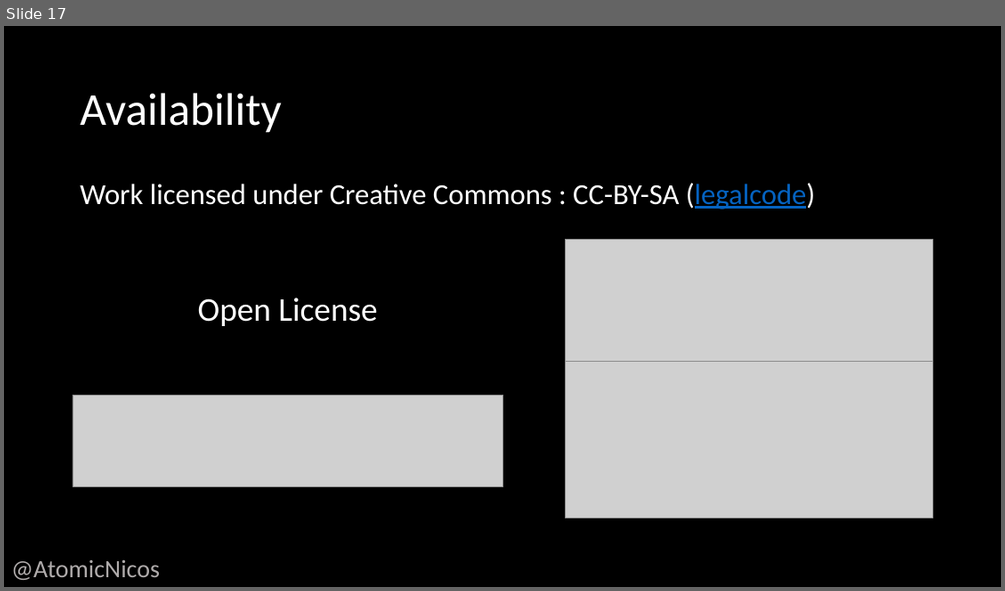
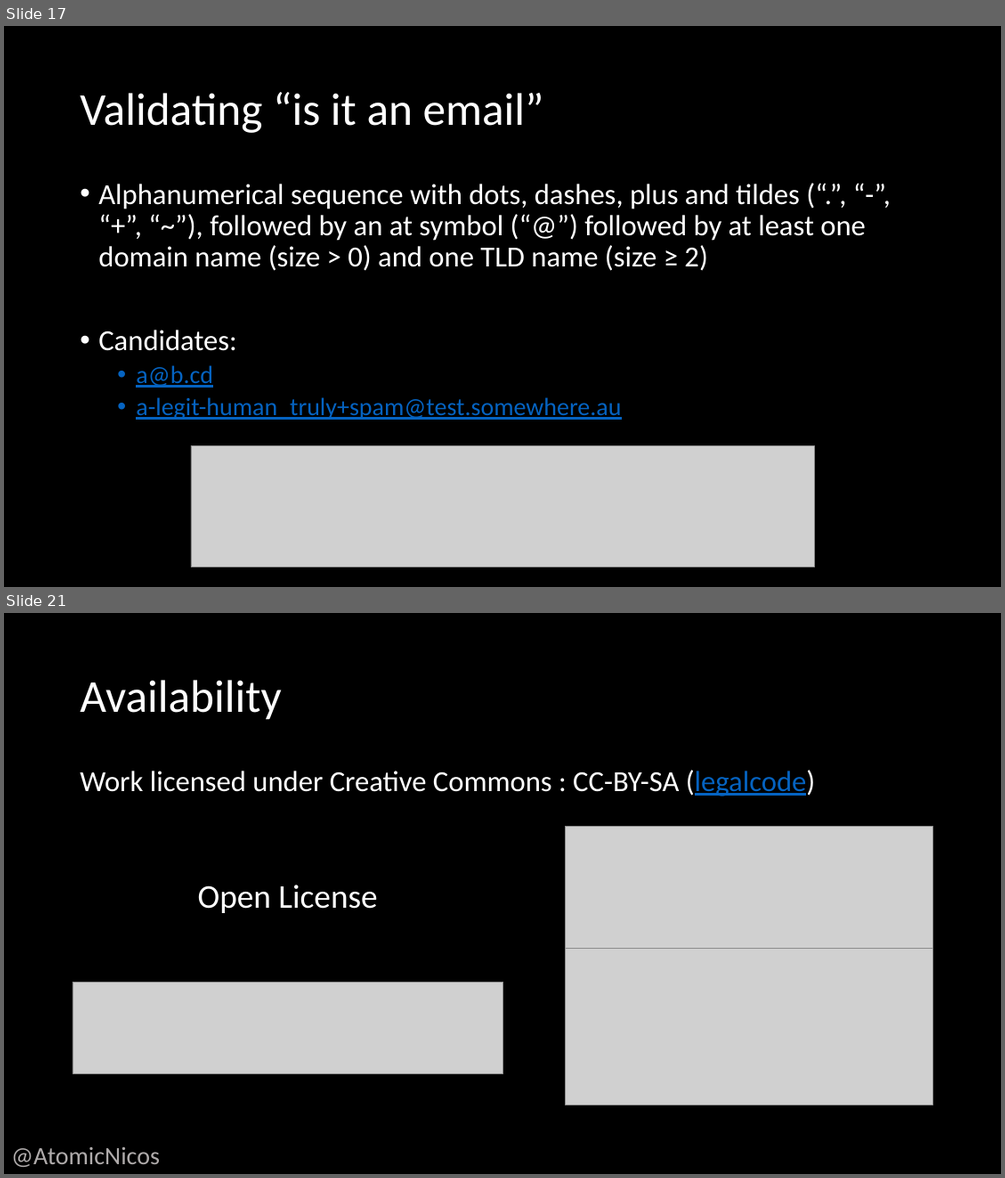
Before and after one commit to AtomicMaya/talks, a slide deck: nicolas-boeckh@bsides-ncl-workshop.pptx. Shown one above the other, each under a label of ours: slide 17 before the commit, slides 17 and 21 after it; the slides between them are not shown. The pictures are 1005x591 and 1005x1178 pixels, drawn with LibreOffice and Linux fonts; fonts in the diff are those of the drawing; grey boxes stand for pictures. Boxes give left, top, right and bottom in pixels: in the first picture for what was removed or moved away, otherwise in the second. Text is boxed around its words. In the diff, an @@ line names an element or a change of style, - is before the commit and + after.

```diff
--- a/nicolas-boeckh@bsides-ncl-workshop.pptx
+++ b/nicolas-boeckh@bsides-ncl-workshop.pptx
@@ slide 17 added at (4,26,1001,587), background #000000 @@
@@ title added at (80,92,544,133), 44 pt, text #FFFFFF @@
+Validating “is it an email”
@@ text added at (98,184,866,419), 28 pt, text #FFFFFF @@
+• Alphanumerical sequence with dots, dashes, plus and tildes (“.”, “-”, “+”, “~”), followed by an at symbol (“@”) followed by at least one domain name (size > 0) and one TLD name (size ≥ 2)
+• Candidates:
+  • a@b.cd
+  • a-legit-human_truly+spam@test.somewhere.au
@@ picture added at (191,445,814,567) @@
@@ what was slide 17 is now slide 21 @@
```
Also in this commit, not shown: 14 slides changed, 3 other slides added, 8 other files.
